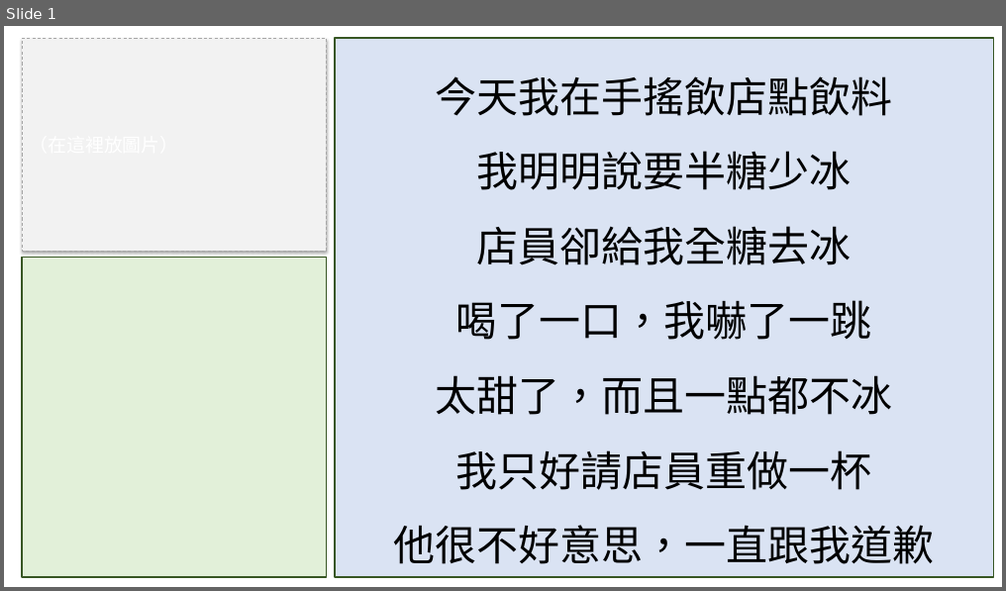
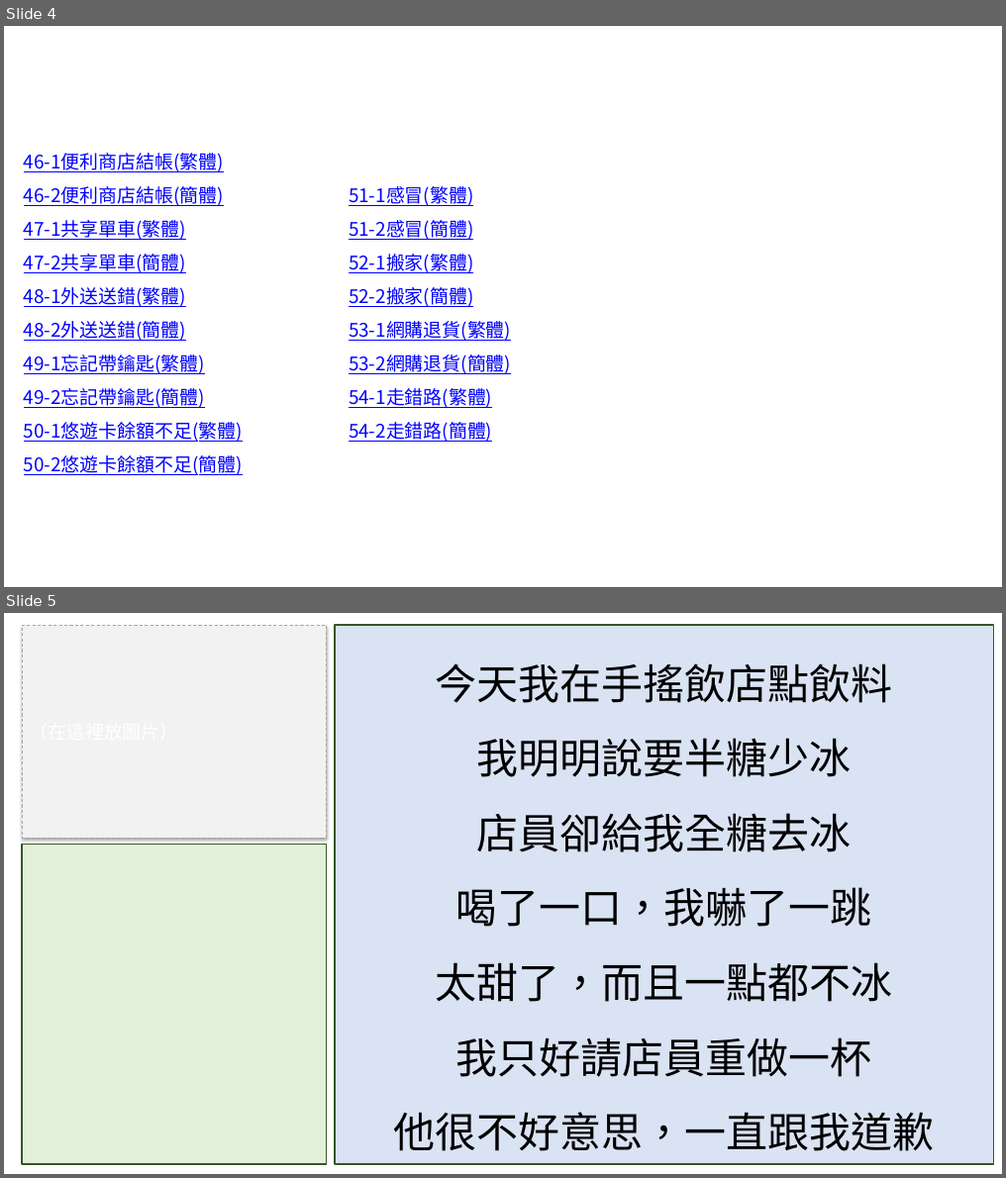
Before and after one commit to wangchiapin/lesson-decks, a slide deck: merged/B1_all.pptx. Shown one above the other, each under a label of ours: slide 1 before the commit, slides 4 and 5 after it. The pictures are 1006x591 and 1006x1178 pixels, drawn with LibreOffice and Linux fonts; fonts in the diff are those of the drawing. Boxes give left, top, right and bottom in pixels: in the first picture for what was removed or moved away, otherwise in the second. Text is boxed around its words. In the diff, an @@ line names an element or a change of style, - is before the commit and + after.

```diff
--- a/merged/B1_all.pptx
+++ b/merged/B1_all.pptx
@@ slide 4 added at bbox=[4, 26, 1002, 587], background #FFFFFF @@
@@ text added at bbox=[24, 153, 243, 475], 18 pt, text #0000FF, underline @@
+46-1便利商店結帳(繁體)
+46-2便利商店結帳(簡體)
+47-1共享單車(繁體)
+47-2共享單車(簡體)
+48-1外送送錯(繁體)
+48-2外送送錯(簡體)
+49-1忘記帶鑰匙(繁體)
+49-2忘記帶鑰匙(簡體)
+50-1悠遊卡餘額不足(繁體)
+50-2悠遊卡餘額不足(簡體)
@@ text added at bbox=[349, 186, 511, 442], 18 pt, text #0000FF, underline @@
+51-1感冒(繁體)
+51-2感冒(簡體)
+52-1搬家(繁體)
+52-2搬家(簡體)
+53-1網購退貨(繁體)
+53-2網購退貨(簡體)
+54-1走錯路(繁體)
+54-2走錯路(簡體)
@@ what was slide 1 is now slide 5 @@
```
Also in this commit, not shown: 3 other slides added, 23 other files.
